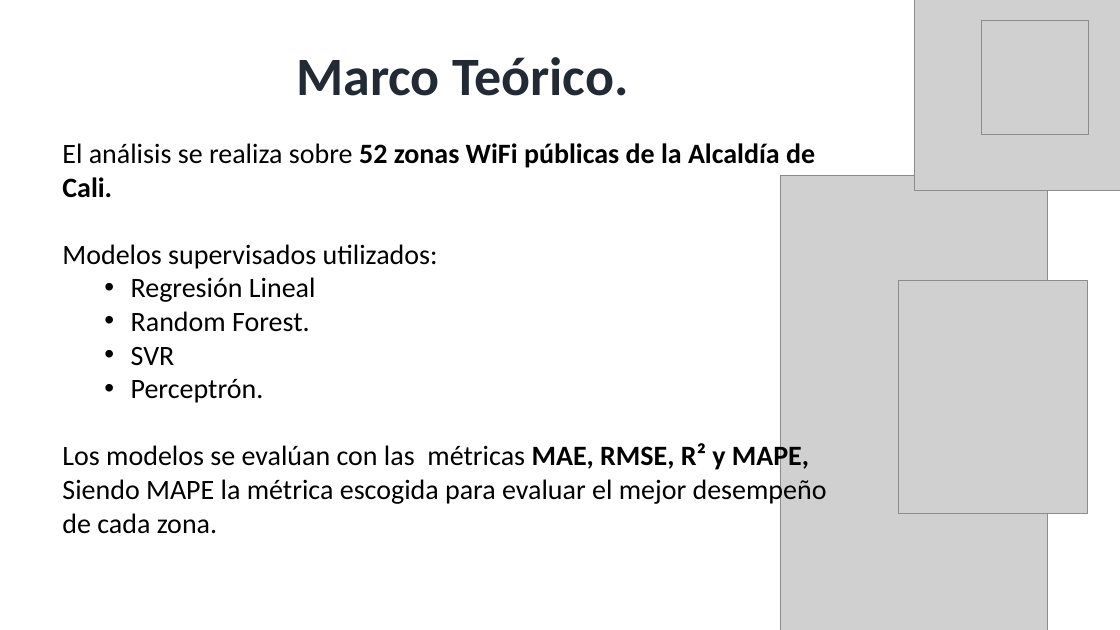
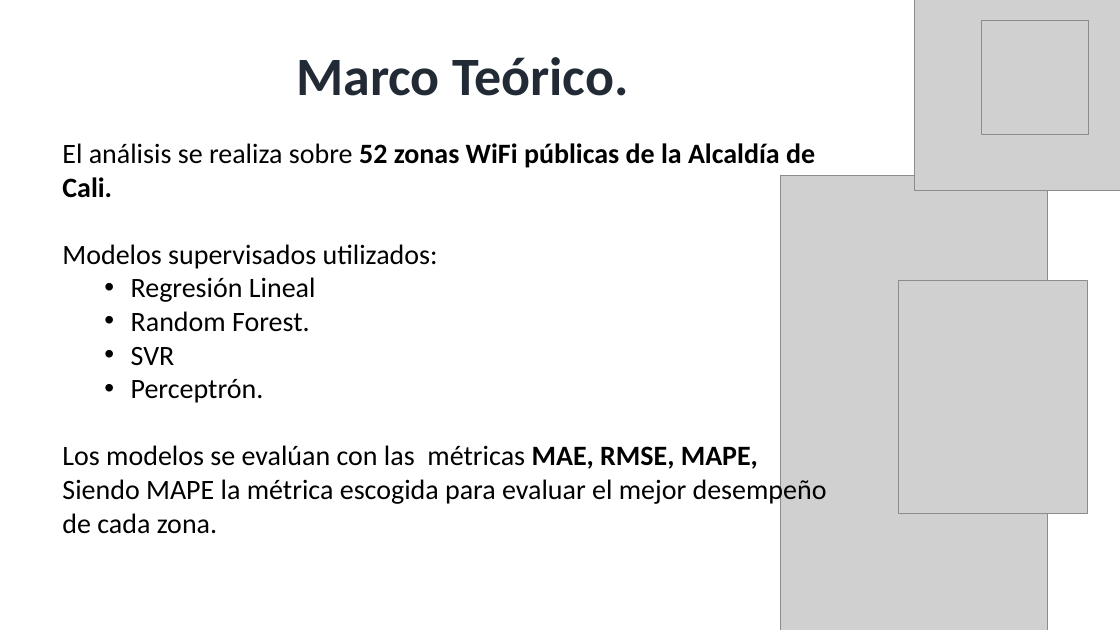
Before and after one commit to edier88/ProyectoAplicadoCienciaDatos, a slide deck: slide 7 of PRESENTA-TESIS-27012026_v6.ppsx. Drawn at 1120x630 pixels with LibreOffice and Linux fonts; fonts in the diff are those of the drawing; grey boxes stand for pictures; background and template pictures are left out. Boxes give left, top, right and bottom in pixels: in the first picture for what was removed or moved away, otherwise in the second. Text is boxed around its words. In the diff, an @@ line names an element or a change of style, - is before the commit and + after.

```diff
--- a/PRESENTA-TESIS-27012026_v6.ppsx
+++ b/PRESENTA-TESIS-27012026_v6.ppsx
@@ text at box(62, 445, 827, 534): text changed @@
-Los modelos se evalúan con las métricas MAE, RMSE, R² y MAPE, Siendo MAPE la métrica escogida para evaluar el mejor desempeño de cada zona.
+Los modelos se evalúan con las métricas MAE, RMSE, MAPE, Siendo MAPE la métrica escogida para evaluar el mejor desempeño de cada zona.
```
Also in this commit, not shown: 3 other slides changed.
